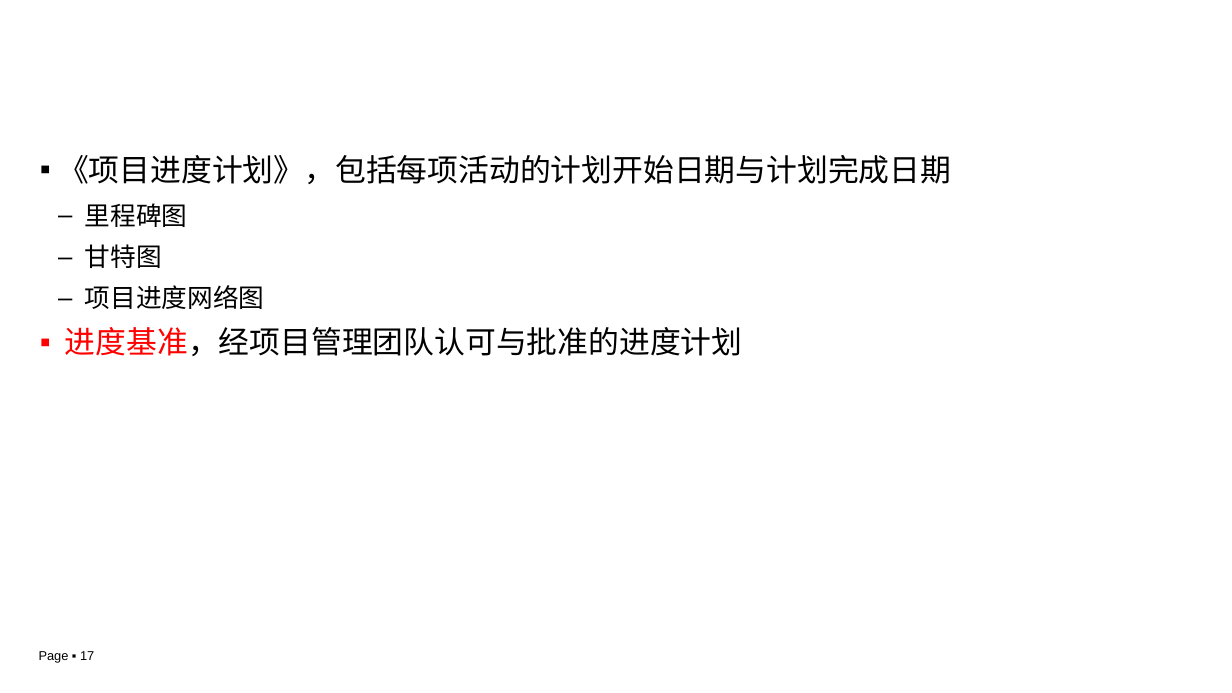
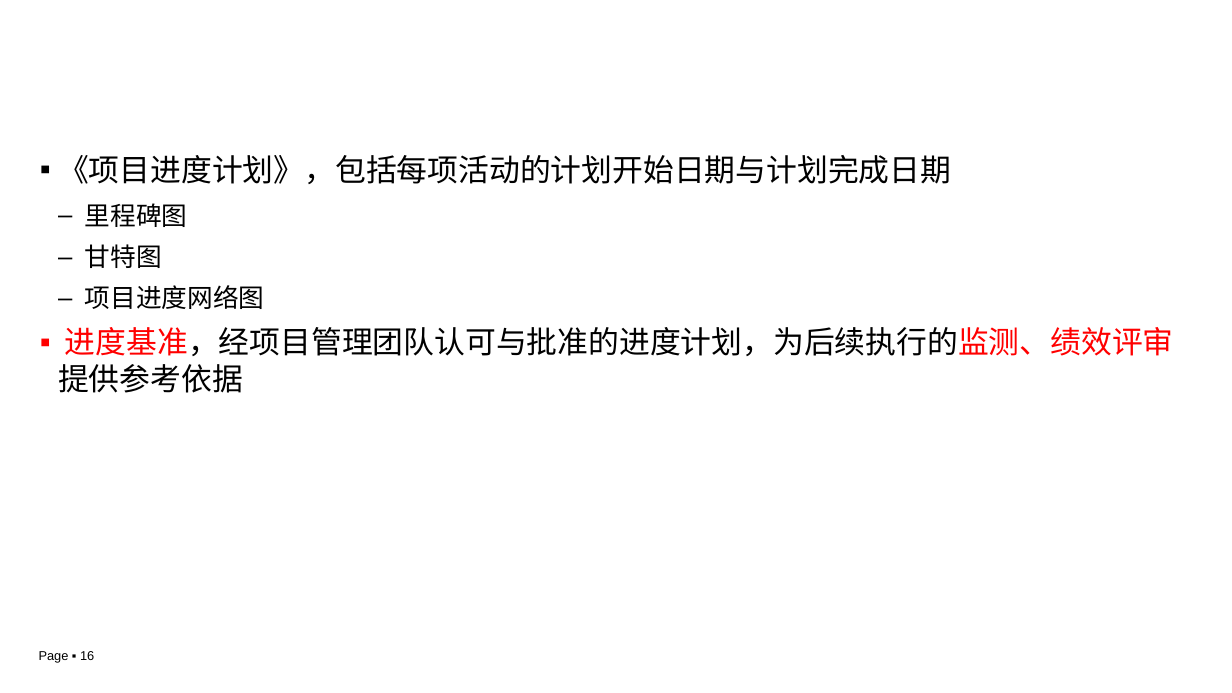
Before and after one commit to edu2act/course-IT-Project-Management, a slide deck: slide 16 of materials/slides/ch03-2.pptx (slide 17 before the commit). Drawn at 1232x693 pixels with LibreOffice and Linux fonts; fonts in the diff are those of the drawing; background and template pictures are left out. Boxes give left, top, right and bottom in pixels: in the first picture for what was removed or moved away, otherwise in the second. Text is boxed around its words. In the diff, an @@ line names an element or a change of style, - is before the commit and + after.

Commit message:
添加mmp参考

```diff
--- a/materials/slides/ch03-2.pptx
+++ b/materials/slides/ch03-2.pptx
@@ text at [58,327,1174,393]: text changed @@
-▪ 进度基准，经项目管理团队认可与批准的进度计划
+▪ 进度基准，经项目管理团队认可与批准的进度计划，为后续执行的监测、绩效评审提供参考依据
@@ page number at [39,651,94,663]: text changed @@
-Page ▪ 17
+Page ▪ 16
```
Also in this commit, not shown: 8 other slides changed, 1 slide removed, 1 other file.
